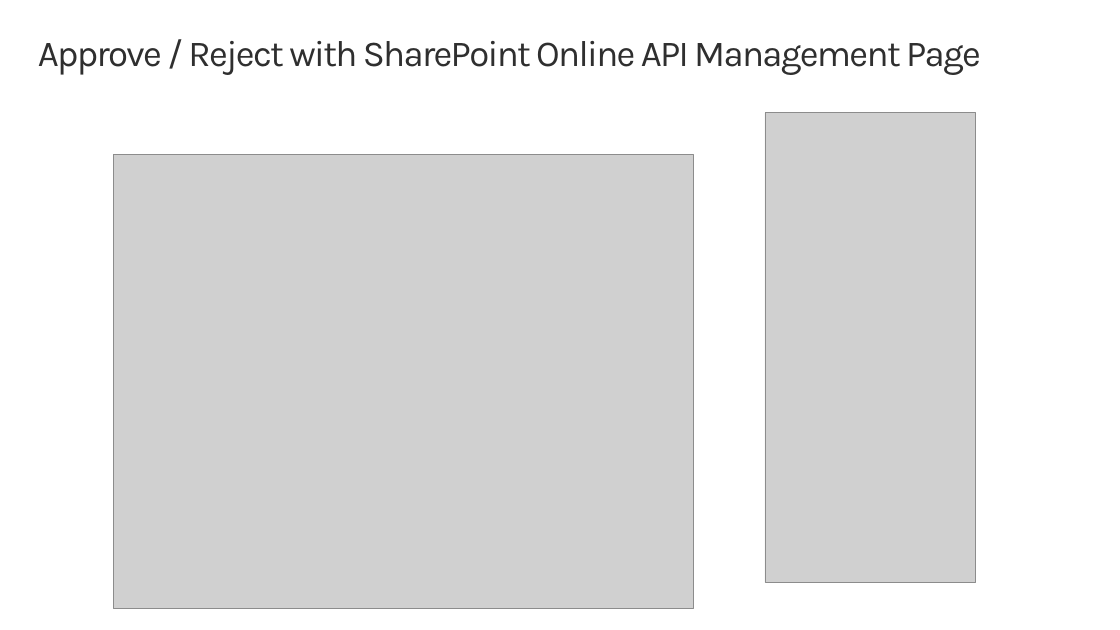
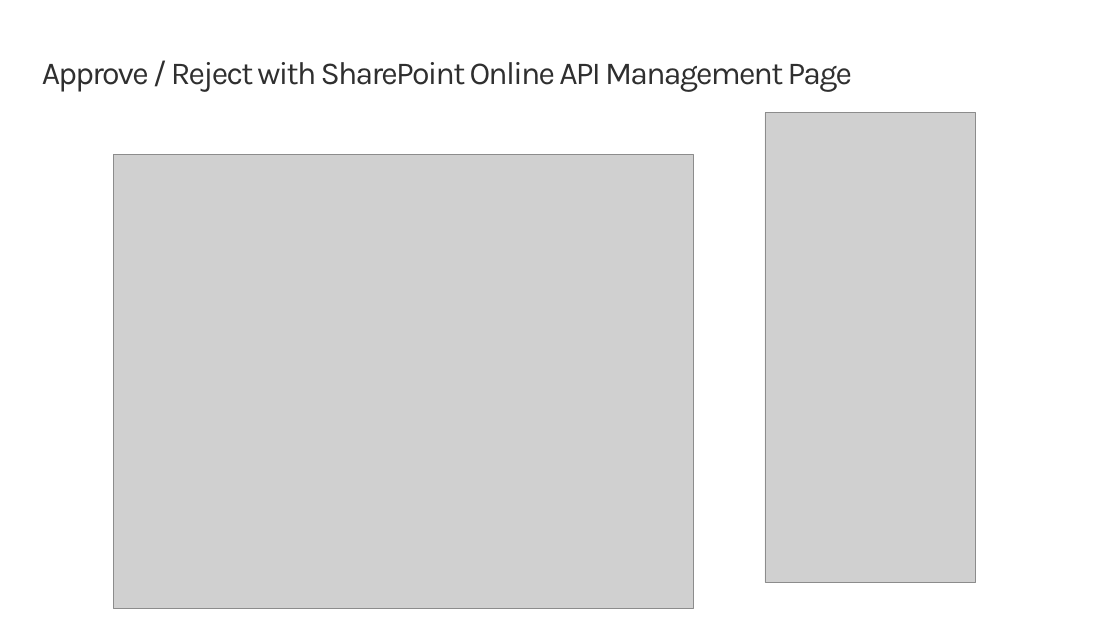
Before and after one commit to SharePoint/sp-dev-training-spfx-graph-3rdpartyapis, a slide deck: slide 13 of 03 msgraphpclient.pptx. Drawn at 1120x630 pixels with LibreOffice and Linux fonts; fonts in the diff are those of the drawing; grey boxes stand for pictures; background and template pictures are left out. Boxes give left, top, right and bottom in pixels: in the first picture for what was removed or moved away, otherwise in the second. Text is boxed around its words. In the diff, an @@ line names an element or a change of style, - is before the commit and + after.

```diff
--- a/03 msgraphpclient.pptx
+++ b/03 msgraphpclient.pptx
@@ title "Approve / Reject with SharePoint ...": place and size @@
-title "Approve / Reject with SharePoint ..." at bbox=[38, 41, 981, 75]
+title "Approve / Reject with SharePoint ..." at bbox=[42, 62, 853, 92]
@@ title "Approve / Reject with SharePoint ..." at bbox=[42, 62, 853, 92]: size 32 to 28 pt @@
```
Also in this commit, not shown: 8 other slides changed, 1 other file.
